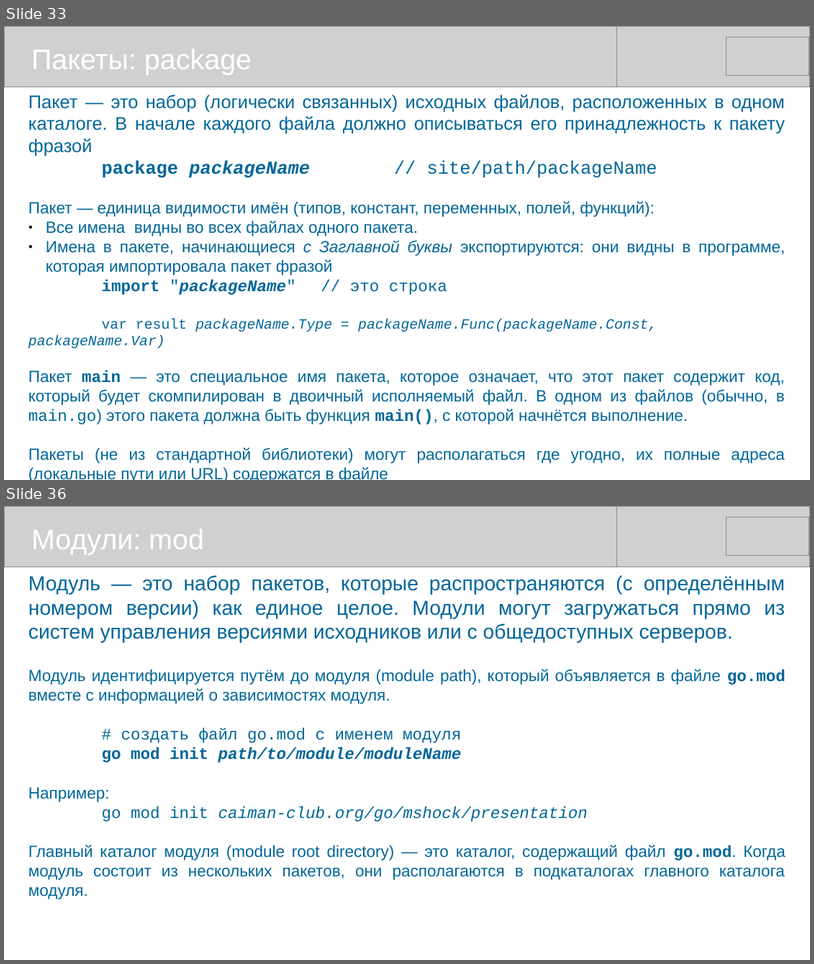
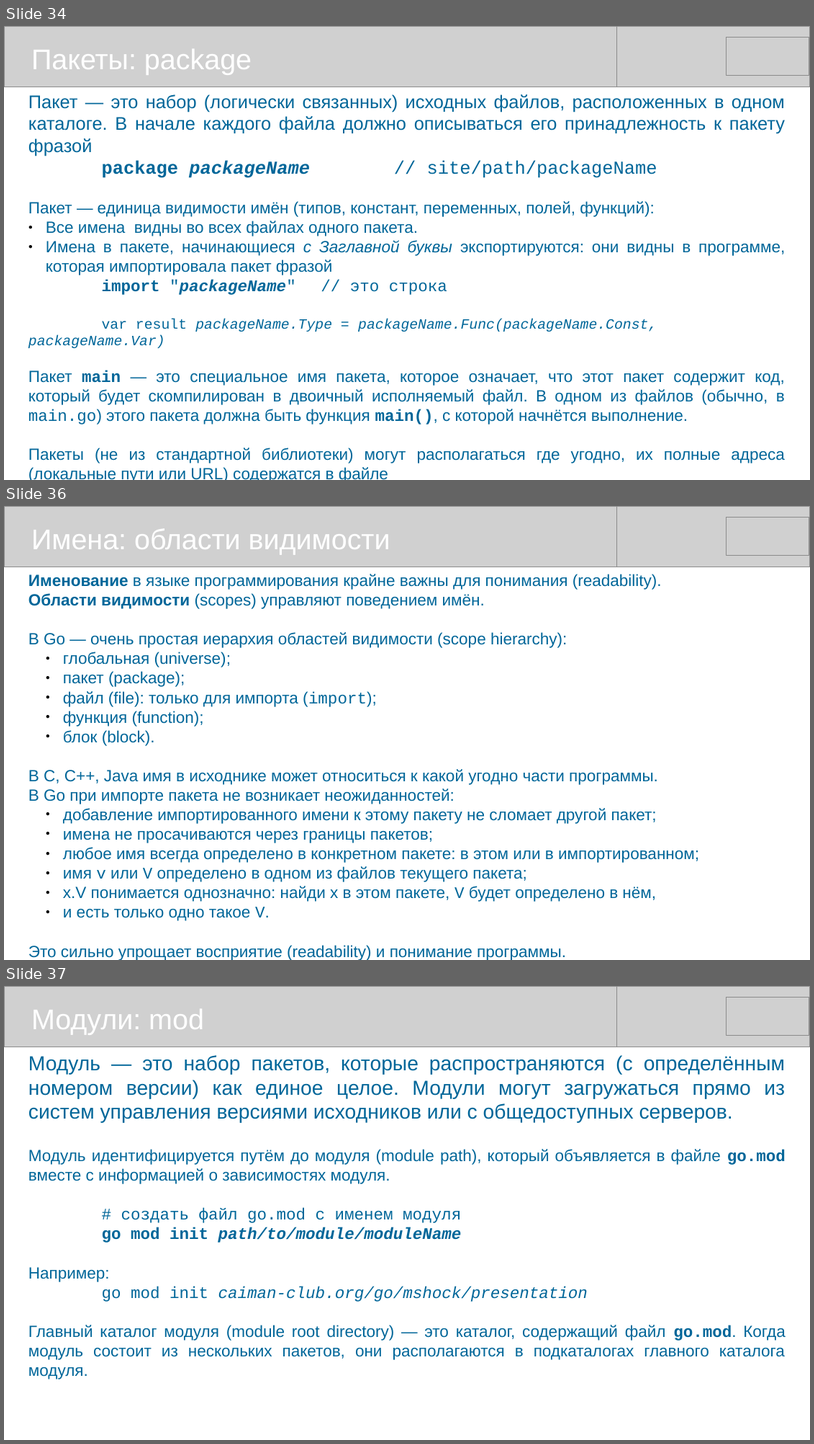
Before and after one commit to mike-shock/Go_language, a slide deck: Go_Preview.odp. Shown one above the other, each under a label of ours: slides 33 and 36 before the commit, slides 34, 36 and 37 after it; the slides between them are not shown. The pictures are 814x964 and 814x1444 pixels, drawn with LibreOffice and Linux fonts; fonts in the diff are those of the drawing; grey boxes stand for pictures. Boxes give left, top, right and bottom in pixels: in the first picture for what was removed or moved away, otherwise in the second. Text is boxed around its words. In the diff, an @@ line names an element or a change of style, - is before the commit and + after.

```diff
--- a/Go_Preview.odp
+++ b/Go_Preview.odp
@@ slide 36 added at (4, 506, 810, 960), background #FFFFFF @@
@@ picture added at (4, 506, 617, 566) @@
@@ picture added at (197, 506, 810, 566) @@
@@ picture added at (727, 518, 810, 556) @@
@@ text added at (31, 528, 391, 555), 28 pt, text #FFFFFF @@
+Имена: области видимости
@@ text added at (28, 574, 700, 921), 16 pt, text #006699 @@
+Именование в языке программирования крайне важны для понимания (readability).
+Области видимости (scopes) управляют поведением имён.
+В Go — очень простая иерархия областей видимости (scope hierarchy):
+  ● глобальная (universe);
+  ● пакет (package);
+  ● файл (file): только для импорта (import);
+  ● функция (function);
+  ● блок (block).
+В C, C++, Java имя в исходнике может относиться к какой угодно части программы.
+В Go при импорте пакета не возникает неожиданностей:
+  ● добавление импортированного имени к этому пакету не сломает другой пакет;
+  ● имена не просачиваются через границы пакетов;
+  ● любое имя всегда определено в конкретном пакете: в этом или в импортированном;
+  ● имя v или V определено в одном из файлов текущего пакета;
+  ● x.V понимается однозначно: найди x в этом пакете, V будет определено в нём,
+  ● и есть только одно такое V.
+Это сильно упрощает восприятие (readability) и понимание программы.
@@ what was slide 33 is now slide 34 @@
@@ what was slide 36 is now slide 37 @@
```
Also in this commit, not shown: 13 slides changed, 1 other slide added, 1 slide removed, 1 other file.
